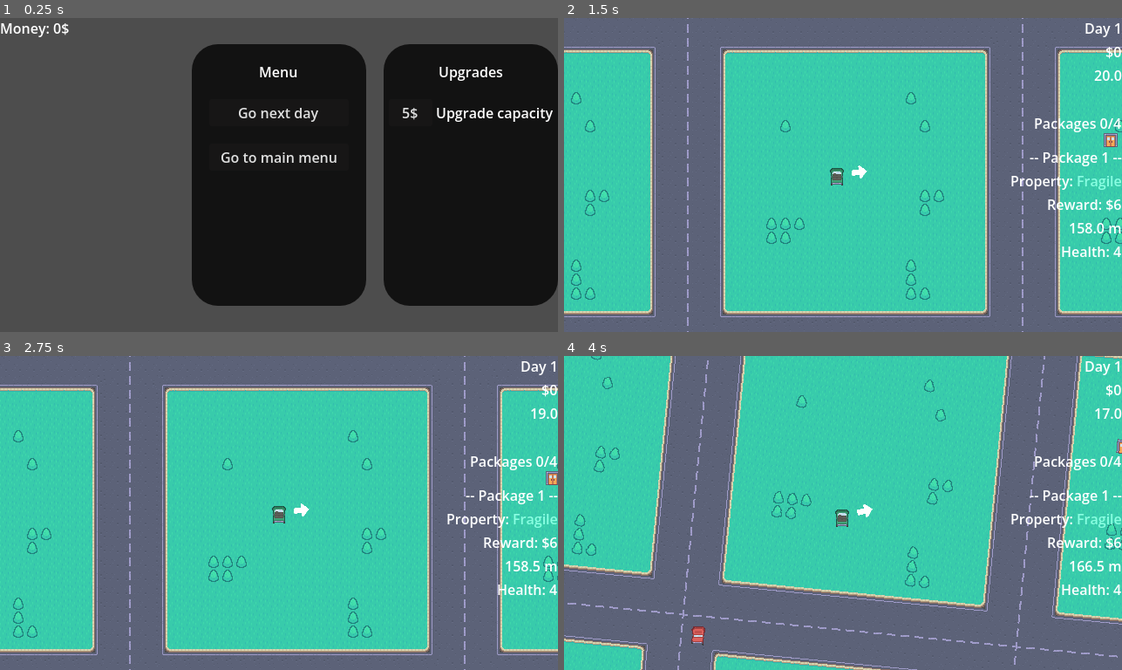
Above: before the commit, frames 1-4 (two rows, left to right).
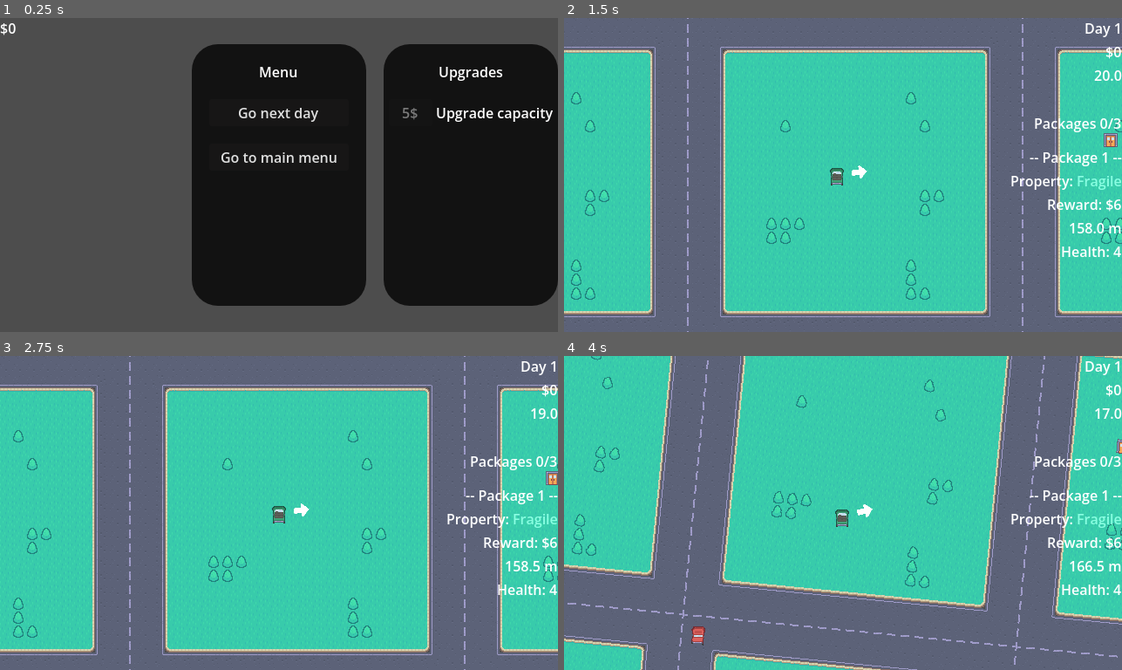
Above: after the commit, the same moments.

Repository: ruben-velasquez/rush-and-deliver
Game: Godot game, scene res://scenes/upgrade_menu.tscn
The game is run twice, just before and just after one commit, with the same random seed, the same clock (stepped at 60 frames per second) and the same inputs. This scene is started directly instead of the project's main scene.
Inputs (mouse positions are in pixels of both pictures, inside the frame that each line leads up to):
- Up to frame 1 (0.25 s): no input
- Up to frame 2 (1.5 s): click (976, 112) at 0.5 s, where only the run before the commit has a clickable "5$"; click "Go next day" at 1.25 s
- Up to frame 3 (2.75 s): hold D (right) from 2.03 s (still down)
- Up to frame 4 (4 s): tap Enter at 2.75 s; release D (right) at 2.78 s; hold S (down) 2.78-3.53 s; hold D (right) from 3.53 s (still down)

The runs differ from the first frame. In frame 1, 0.3% of the frame differs, in the area x 0-75%, y 1-33%; in frame 2, less than 0.1%; in frame 3, less than 0.1%; in frame 4, less than 0.1%.

Commit message:
fix: make upgrades cost money and give feedback

Diff:
--- a/scenes/upgrade_menu.tscn
+++ b/scenes/upgrade_menu.tscn
@@ -4,6 +4,7 @@
 [ext_resource type="StyleBox" uid="uid://biwmc72m52d64" path="res://Themes/popup_theme.tres" id="2_0e30j"]
 [ext_resource type="Script" uid="uid://bk7l3nkmi2rqp" path="res://scripts/change_scene_button.gd" id="3_0e30j"]
 [ext_resource type="Script" uid="uid://74e6pktsngf8" path="res://scripts/upgrade_option.gd" id="4_jkuc8"]
+[ext_resource type="Script" uid="uid://dm8n6p04kyns1" path="res://scripts/money_label.gd" id="5_6vqdt"]
 
 [node name="Scene" type="Node2D" unique_id=682139572]
 script = ExtResource("1_ksfom")
@@ -101,7 +102,8 @@
 text = " Improve packages
 amount 3 -> 4"
 
-[node name="Label" type="Label" parent="CanvasLayer" unique_id=1720780890]
+[node name="MoneyLabel" type="Label" parent="CanvasLayer" unique_id=1720780890]
 offset_right = 40.0
 offset_bottom = 23.0
 text = "Money: 0$"
+script = ExtResource("5_6vqdt")
--- a/scripts/game_manager.gd
+++ b/scripts/game_manager.gd
@@ -23,7 +23,7 @@
 var player: PlayerController
 
 signal on_timer_end
-signal on_score_updated
+signal on_money_updated
 
 signal on_day_end
 signal on_day_start
@@ -36,15 +36,15 @@
 	on_timer_end.connect(end_day)
 	get_window().min_size = Vector2i(640, 360)
 
-func add_score(reward: int):
+func give_money(reward: int):
 	RunData.money = RunData.money + reward
-	on_score_updated.emit()
+	on_money_updated.emit()
 
 func end_day():
 	RunData.current_day += 1
 
 	for fee in daily_costs:
-		add_score(-fee.amount)
+		give_money(-fee.amount)
 
 	if RunData.money < 0:
 		RunData.current_day = 1
--- a/scripts/money_label.gd
+++ b/scripts/money_label.gd
@@ -2,7 +2,7 @@
 
 func _ready() -> void:
 	on_score_updated()
-	GameManager.on_score_updated.connect(on_score_updated)
+	GameManager.on_money_updated.connect(on_score_updated)
 
 func on_score_updated():
 	text = "$" + str(RunData.money)
--- a/scripts/packages_info.gd
+++ b/scripts/packages_info.gd
@@ -29,7 +29,7 @@
 	show_package_info()
 
 	GameManager.packages_manager.on_swap_package.connect(update_current_package)
-	GameManager.on_score_updated.connect(update_done_packages)
+	GameManager.on_money_updated.connect(update_done_packages)
 	_player = GameManager.player
 	update_current_package()
 
--- a/scripts/packages_manager.gd
+++ b/scripts/packages_manager.gd
@@ -34,7 +34,7 @@
 
 func deliver(package: Package):
 	package.done = true
-	GameManager.add_score(package.reward)
+	GameManager.give_money(package.reward)
 
 	if is_current_package(package):
 		next_package()
--- a/scripts/upgrade_option.gd
+++ b/scripts/upgrade_option.gd
@@ -17,6 +17,8 @@
 	label.text = _upgrade.name
 	label.tooltip_text = _upgrade.get_description()
 	purchase_button.text = "%s$" % UpgradesManager.get_upgrade_price(_upgrade)
+	if RunData.money < UpgradesManager.get_upgrade_price(_upgrade):
+		purchase_button.disabled = true
 	purchase_button.pressed.connect(on_purchase)
 
 func on_purchase():
--- a/scripts/upgrades_manager.gd
+++ b/scripts/upgrades_manager.gd
@@ -15,6 +15,8 @@
 		upgrade.on_day_end()
 
 func add_upgrade(upgrade: Upgrade):
+	if RunData.money <  get_upgrade_price(upgrade): return
+	GameManager.give_money(-get_upgrade_price(upgrade))
 	current_upgrades.append(upgrade)
 	upgrade.on_purchase()
 
